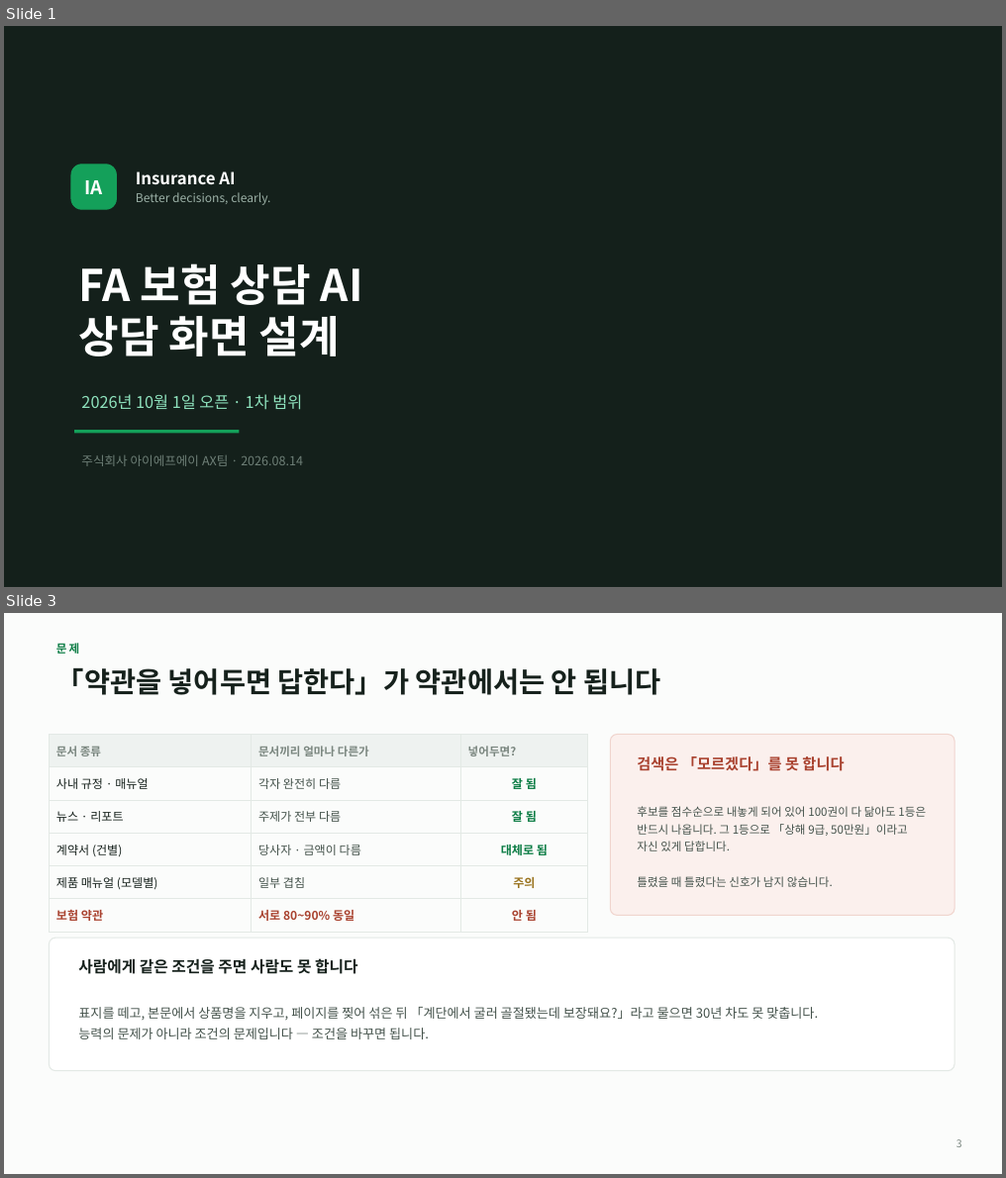
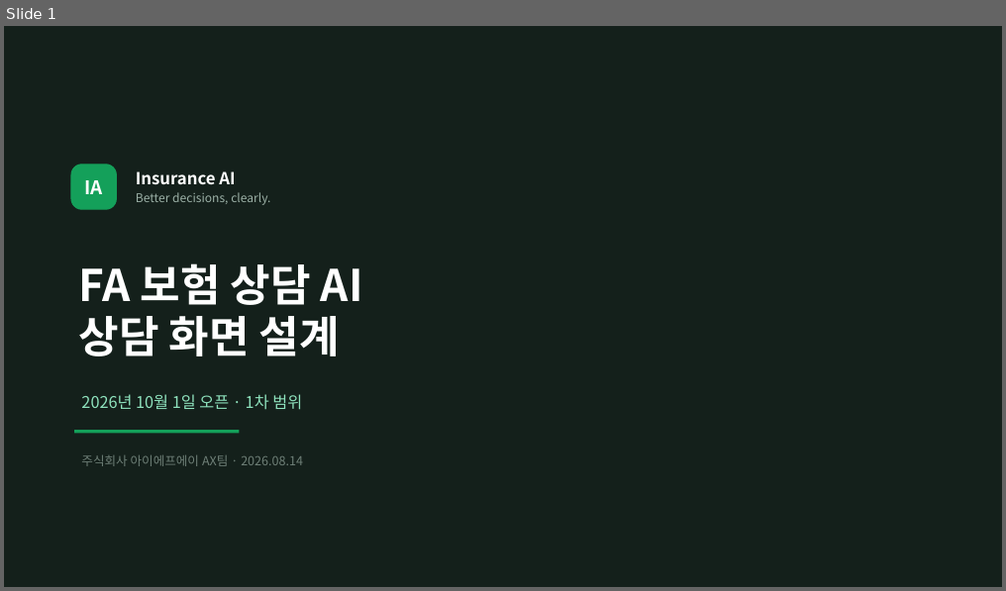
Before and after one commit to acathy870928-hash/chacha6377, a slide deck: docs/Insurance_AI_상담설계.pptx. Shown one above the other, each under a label of ours: slides 1 and 3 before the commit, slide 1 after it; the slides between them are not shown. The pictures are 1006x1178 and 1006x591 pixels, drawn with LibreOffice and Linux fonts; fonts in the diff are those of the drawing. Boxes give left, top, right and bottom in pixels: in the first picture for what was removed or moved away, otherwise in the second. Text is boxed around its words. In the diff, an @@ line names an element or a change of style, - is before the commit and + after.

```diff
--- a/docs/Insurance_AI_상담설계.pptx
+++ b/docs/Insurance_AI_상담설계.pptx
@@ slide 3 removed at (x1=4, y1=613, x2=1002, y2=1174), background #FBFCFB @@
@@ text removed at (x1=56, y1=643, x2=79, y2=654) @@
-문제
@@ text removed at (x1=56, y1=668, x2=660, y2=695) @@
-「약관을 넣어두면 답한다」가 약관에서는 안 됩니다
@@ table removed at (x1=49, y1=735, x2=588, y2=925), 6 rows, 3 columns @@
-문서 종류 | 문서끼리 얼마나 다른가 | 넣어두면?
-사내 규정 · 매뉴얼 | 각자 완전히 다름 | 잘 됨
-뉴스 · 리포트 | 주제가 전부 다름 | 잘 됨
-계약서 (건별) | 당사자 · 금액이 다름 | 대체로 됨
-제품 매뉴얼 (모델별) | 일부 겹침 | 주의
-보험 약관 | 서로 80~90% 동일 | 안 됨
@@ rounded rectangle removed at (x1=611, y1=735, x2=954, y2=916) @@
@@ text removed at (x1=637, y1=757, x2=844, y2=771) @@
-검색은 「모르겠다」를 못 합니다
@@ text removed at (x1=637, y1=806, x2=926, y2=887) @@
-후보를 점수순으로 내놓게 되어 있어 100권이 다 닮아도 1등은 반드시 나옵니다. 그 1등으로 「상해 9급, 50만원」이라고 자신 있게 답합니다.
-틀렸을 때 틀렸다는 신호가 남지 않습니다.
@@ rounded rectangle removed at (x1=49, y1=938, x2=954, y2=1071) @@
@@ text removed at (x1=78, y1=959, x2=357, y2=974) @@
-사람에게 같은 조건을 주면 사람도 못 합니다
@@ text removed at (x1=78, y1=1007, x2=818, y2=1040) @@
-표지를 떼고, 본문에서 상품명을 지우고, 페이지를 찢어 섞은 뒤 「계단에서 굴러 골절됐는데 보장돼요?」라고 물으면 30년 차도 못 맞춥니다.
-능력의 문제가 아니라 조건의 문제입니다 — 조건을 바꾸면 됩니다.
@@ text removed at (x1=956, y1=1140, x2=962, y2=1148) @@
-3
```
Also in this commit, not shown: 5 slides changed, 2 slides added, 8 other slides removed, 2 other files.
